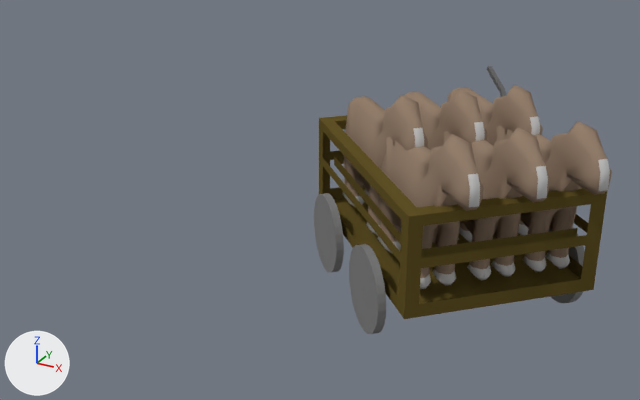
Before and after pictures for a commit that changed the Blender file trains/Wagons/livestock-early1.blend.
The view is the same before and after, from a 50 mm lens placed at (4.03, -8.1, 3.55), pointed at (1.08, -2.73, 0.86). The lights are fixed; the arrows at lower left show +X, +Y and +Z.
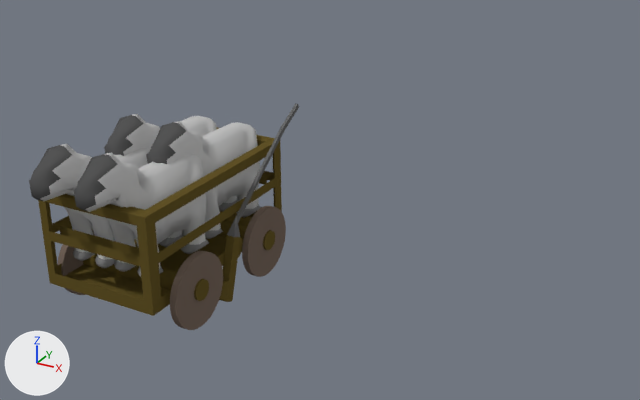
The change, as a list of edits to the scene's bpy script:
```text
Remove ob_cube_011:
    ob_cube_011 = bpy.data.objects.new('Cube.011', me_cube_017)
Remove ob_cube_010:
    ob_cube_010 = bpy.data.objects.new('Cube.010', me_cube_016)
Remove ob_cube_009:
    ob_cube_009 = bpy.data.objects.new('Cube.009', me_cube_015)
Remove ob_cube_008:
    ob_cube_008 = bpy.data.objects.new('Cube.008', me_cube_014)
Remove ob_cube_007:
    ob_cube_007 = bpy.data.objects.new('Cube.007', me_cube_013)
Change ob_cube_003:
    ob_cube_003.location: (-0.247, -0.127, 0.0) -> (0.024, -0.648, -0.115)
    ob_cube_003.rotation_euler: (1.571, 0.0, -35.34) -> (1.571, 0.0, -36.13)  # degrees (90, 0, 135) -> degrees (90, 0, 90)
    ob_cube_003.scale: (1.0, 1.0, 1.0) -> (0.85, 1.0, 0.68)
Change ob_cube:
    ob_cube.location: (-0.247, -0.127, 0.0) -> (0.024, -0.648, -0.115)
    ob_cube.rotation_euler: (1.571, 0.0, -35.34) -> (1.571, 0.0, -36.13)  # degrees (90, 0, 135) -> degrees (90, 0, 90)
    ob_cube.scale: (1.0, 1.0, 1.0) -> (0.85, 1.0, 0.68)
Remove ob_cylinder:
    ob_cylinder = bpy.data.objects.new('Cylinder', me_cylinder_003)
Remove ob_cylinder_002:
    ob_cylinder_002 = bpy.data.objects.new('Cylinder.002', me_cylinder)
Remove ob_cylinder_001:
    ob_cylinder_001 = bpy.data.objects.new('Cylinder.001', me_cylinder_001)
Remove ob_cube_030:
    ob_cube_030 = bpy.data.objects.new('Cube.030', me_cube_031)
Change ob_cube_005:
    ob_cube_005.location: (-0.261, -0.631, 0.598) -> (-0.072, -1.112, 0.54)
    remove ob_cube_005.hide_set(True)  # its collection is switched off
    ob_cube_005.scale: (0.727, 0.631, 1.04) -> (0.654, 0.568, 0.938)
Change ob_cube_004:
    ob_cube_004.location: (0.157, -0.614, 0.598) -> (0.304, -1.096, 0.54)
    remove ob_cube_004.hide_set(True)  # its collection is switched off
    ob_cube_004.scale: (0.727, 0.631, 1.04) -> (0.654, 0.568, 0.938)
Change ob_cube_002:
    ob_cube_002.location: (0.157, -1.432, 0.598) -> (0.304, -1.832, 0.54)
    remove ob_cube_002.hide_set(True)  # its collection is switched off
    ob_cube_002.scale: (0.727, 0.631, 1.04) -> (0.654, 0.568, 0.938)
Change ob_cube_001:
    ob_cube_001.location: (-0.261, -1.449, 0.598) -> (-0.072, -1.848, 0.54)
    remove ob_cube_001.hide_set(True)  # its collection is switched off
    ob_cube_001.scale: (0.727, 0.631, 1.04) -> (0.654, 0.568, 0.938)
Add ob_cylinder_005_001:
    ob_cylinder_005_001 = bpy.data.objects.new('Cylinder_005_001', me_cylinder_000)  # 66 vertices, 128 faces; spans x -35.13..-34.34, y 4.07..4.86, z -6.18..6.6; in mat_maincolour1_001 (brown #635428)
    ob_cylinder_005_001.location = (0.043, 4.217, -0.482)
    ob_cylinder_005_001.rotation_euler = (1.571, 0.0, 1.571)  # degrees (90, 0, 90)
    ob_cylinder_005_001.scale = (0.2, 0.2, 0.0884)
Add ob_cylinder_004_001:
    ob_cylinder_004_001 = bpy.data.objects.new('Cylinder_004_001', me_cylinder_000.copy())
    ob_cylinder_004_001.location = (0.043, 3.304, -0.482)
    ob_cylinder_004_001.rotation_euler = (1.571, 0.0, 1.571)  # degrees (90, 0, 90)
    ob_cylinder_004_001.scale = (0.2, 0.2, 0.0884)
Add ob_cylinder_004_002:
    ob_cylinder_004_002 = bpy.data.objects.new('Cylinder_004_002', me_cylinder_003_1)  # 66 vertices, 128 faces; spans x -35.13..-34.34, y 4.07..4.86, z -6.18..6.6; in mat_wooden_wheel (brown #76665c)
    ob_cylinder_004_002.location = (0.582, 21.361, -2.816)
    ob_cylinder_004_002.rotation_euler = (1.571, 0.0, 1.571)  # degrees (90, 0, 90)
    ob_cylinder_004_002.scale = (0.72, 0.72, 0.00407)
Add ob_cylinder_004_003:
    ob_cylinder_004_003 = bpy.data.objects.new('Cylinder_004_003', me_cylinder_005_1)  # 66 vertices, 128 faces; spans x -35.13..-34.34, y 4.07..4.86, z -6.18..6.6; in mat_wooden_wheel (brown #76665c)
    ob_cylinder_004_003.location = (0.582, 22.265, -2.816)
    ob_cylinder_004_003.rotation_euler = (1.571, 0.0, 1.571)  # degrees (90, 0, 90)
    ob_cylinder_004_003.scale = (0.72, 0.72, 0.00407)
Add ob_cylinder_004_005:
    ob_cylinder_004_005 = bpy.data.objects.new('Cylinder_004_005', me_cylinder_007_1)  # 66 vertices, 128 faces; spans x -35.13..-34.34, y 4.07..4.86, z -6.18..6.6; in mat_wooden_wheel (brown #76665c)
    ob_cylinder_004_005.location = (-0.455, 21.361, -2.816)
    ob_cylinder_004_005.rotation_euler = (1.571, 0.0, 1.571)  # degrees (90, 0, 90)
    ob_cylinder_004_005.scale = (0.72, 0.72, 0.00407)
```

Where the change shows, as pixel boxes [x1, y1, x2, y2] in the pictures (640 x 400 px):
'Cube', moved, turned, rescaled: before [319, 115, 607, 319]; after [38, 127, 282, 316]
'Cube.002', shown: after [73, 152, 209, 277]
'Cube.030', deleted (brown): before [378, 134, 484, 289]
'Cube.007', deleted (brown): before [443, 128, 551, 280]
'Cube.008', deleted (brown): before [496, 121, 612, 272]
'Cube.004', shown: after [146, 121, 261, 239]
'Cube.011', deleted (brown): before [343, 95, 428, 236]
'Cube.001', shown: after [29, 144, 151, 269]
'Cylinder_004_002', added (brown): after [170, 251, 223, 330]
'Cube.010', deleted (brown): before [404, 90, 488, 150]
'Cylinder.002', deleted: before [349, 244, 386, 334]
'Cube.009', deleted (brown): before [448, 85, 543, 146]
'Cylinder_004_003', added (brown): after [242, 206, 286, 277]
'Cube.005', shown: after [104, 114, 217, 156]
'Cube.003', moved, turned, rescaled: before [487, 66, 506, 97]; after [219, 103, 299, 302]
'Cylinder', deleted: before [314, 193, 344, 272]
'Cylinder_004_001', added (brown): after [83, 254, 209, 301]
'Cylinder_004_005', added: after [58, 230, 95, 295]
'Cylinder.001', deleted: before [548, 227, 584, 303]
'Cylinder_005_001', added (brown): after [218, 219, 275, 250]
